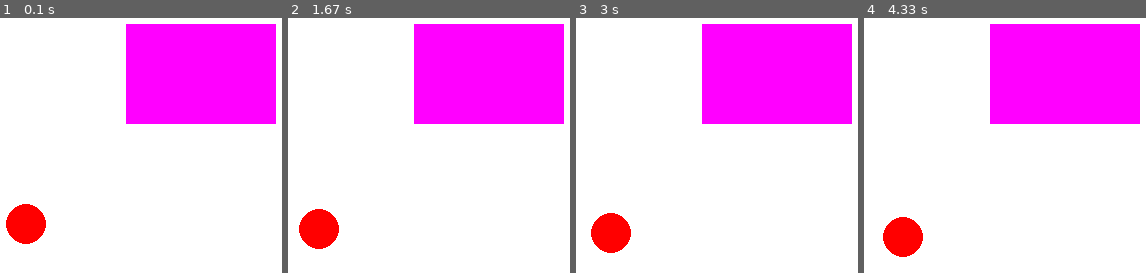
Above: before the commit, frames 1-4 (left to right).
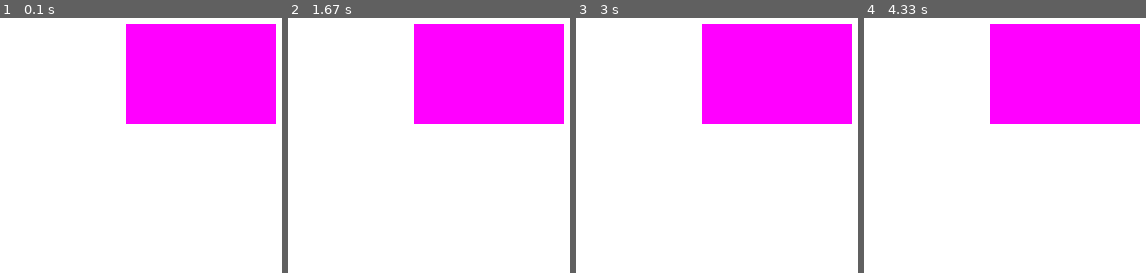
Above: after the commit, the same moments.

Repository: lookinALX/pygameProject
Game: pygame game, started from main.py
The game is run twice, just before and just after one commit, with the same random seed, the same clock (stepped at 60 frames per second) and the same inputs.
Inputs (mouse positions are in pixels of both pictures, inside the frame that each line leads up to):
- Up to frame 1 (0.1 s): no input
- Up to frame 2 (1.67 s): press the mouse at (488, 74) at 0.37 s; move the mouse to (429, 53) at 0.47 s; release the mouse at (366, 33) at 0.6 s
- Up to frame 3 (3 s): no input
- Up to frame 4 (4.33 s): no input

The runs differ from the first frame. In frame 1, 1.7% of the frame differs, in the area x 2-17%, y 72-89%; in frame 2, 1.7%; in frame 3, 1.7%; in frame 4, 1.7%.

Commit message:
mouse event

Diff:
--- a/main.py
+++ b/main.py
@@ -12,31 +12,36 @@
     # rectangle1 = shapes.Rectangle((0, 0, 255), 50, 50, 150, 100, 0.1, 0.1)
     # square1 = shapes.Square((255, 0, 0), 500, 300, 200, 0, 0)
     # square2 = shapes.Square((255, 255, 0), 100, 100, 20, 0.1, 0.05)
-    circle1 = shapes.Circle(color=(255, 0, 0), x=100, y=400, radius=20, speed_x=0.05, speed_y=0.05)
+    #circle1 = shapes.Circle(color=(255, 0, 0), x=100, y=400, radius=20, speed_x=0.08, speed_y=0.08)
     # Бесконечный цикл программы
     running = True
     while running:
         for event in pygame.event.get():
             if event.type == pygame.QUIT:
                 running = False
+            if event.type == pygame.MOUSEBUTTONDOWN:
+                if rectangle2.check_collision_with_mouse(pygame.mouse.get_pos()):
+                    rectangle2.dragging = True
+            if event.type == pygame.MOUSEBUTTONUP:
+                rectangle2.dragging = False
+
         screen.fill((255, 255, 255))
-
         """Draw objects"""
         rectangle2.draw(screen)
         # rectangle1.draw(screen)
         # square1.draw(screen)
         # square2.draw(screen)
-        circle1.draw(screen)
+        #circle1.draw(screen)
         # Move objects
         # rectangle1.move()
         # rectangle1.check_collision(rectangle2)
         # square2.check_collision(rectangle2)
         # square2.move()
-        circle1.move()
+        #circle1.move()
         #rectangle2.move()
         #circle1.check_collision(rectangle2)
         #circle1.change_direction()
-        circle1.change_direction_if_collision(rectangle2)
+        #circle1.change_direction_if_collision(rectangle2)
 
         pygame.display.update()
 
--- a/shapes.py
+++ b/shapes.py
@@ -84,6 +84,7 @@
         super().__init__(x, y, speed_x, speed_y, color)
         self.width = width
         self.height = height
+        self.dragging = False
 
     def draw(self, surface):
         pygame.draw.rect(surface, self.color, (self.x, self.y, self.width, self.height))
@@ -110,6 +111,18 @@
         else:
             collision_detected = False
         return collision_detected
+
+    def check_collision_with_mouse(self, mouse_position):
+        collision_detected = False
+        if mouse_position is not None:
+            if (self.y < mouse_position[1] < self.y + self.height) and (
+                    self.x < mouse_position[0] < self.x + self.width):
+                collision_detected = True
+                print("COLLISION!")
+        return collision_detected
+
+    # TODO: Создать функцию def drag(): Она вызывается если self.dragging = True и перемещает прямоугольник в
+    # направление перемещения мыши со скоростью мыши
 
 
 class Square(Rectangle):
@@ -209,7 +222,13 @@
     def change_direction_if_collision(self, other_rect):
         collision_detected = self.check_collision(other_rect)
         if collision_detected:
-            if self.x - self.radius <= 0 or self.x + self.radius >= other_rect.width:
+            is_x = (other_rect.y <= self.y <= other_rect.y + other_rect.height)
+            is_y = (other_rect.x <= self.x <= other_rect.x + other_rect.width)
+            collision_up = is_y and self.y + self.radius >= other_rect.y
+            collision_down = is_y and self.y - self.radius <= other_rect.y + other_rect.height
+            collision_left = is_x and self.x + self.radius >= other_rect.x
+            collision_right = is_x and self.x - self.radius <= other_rect.x + other_rect.width
+            if collision_right or collision_left:
                 self.speed_x = -self.speed_x
-            if self.y - self.radius <= 0 or self.y + self.radius >= other_rect.height:
+            if collision_down or collision_up:
                 self.speed_y = -self.speed_y
